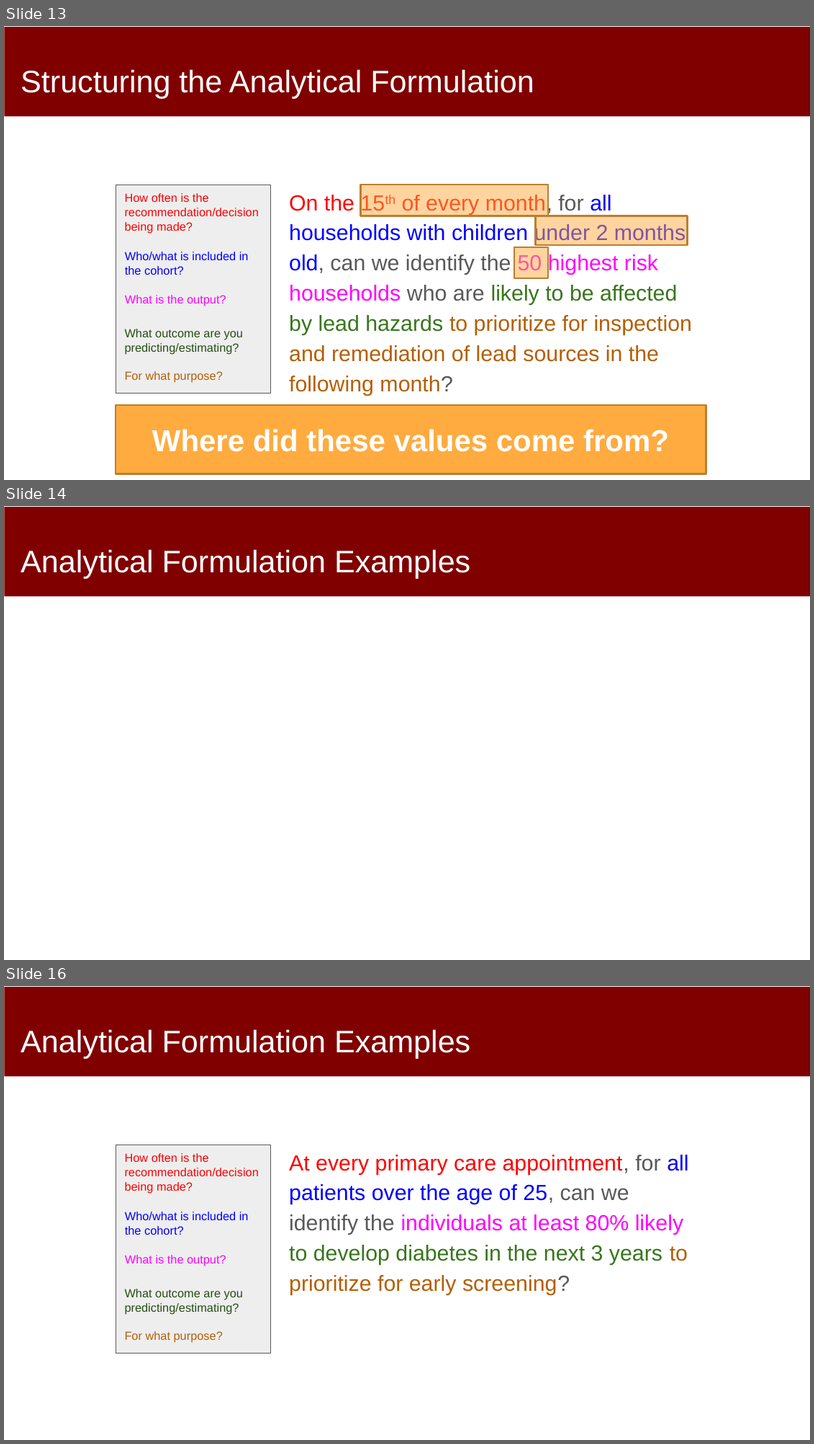
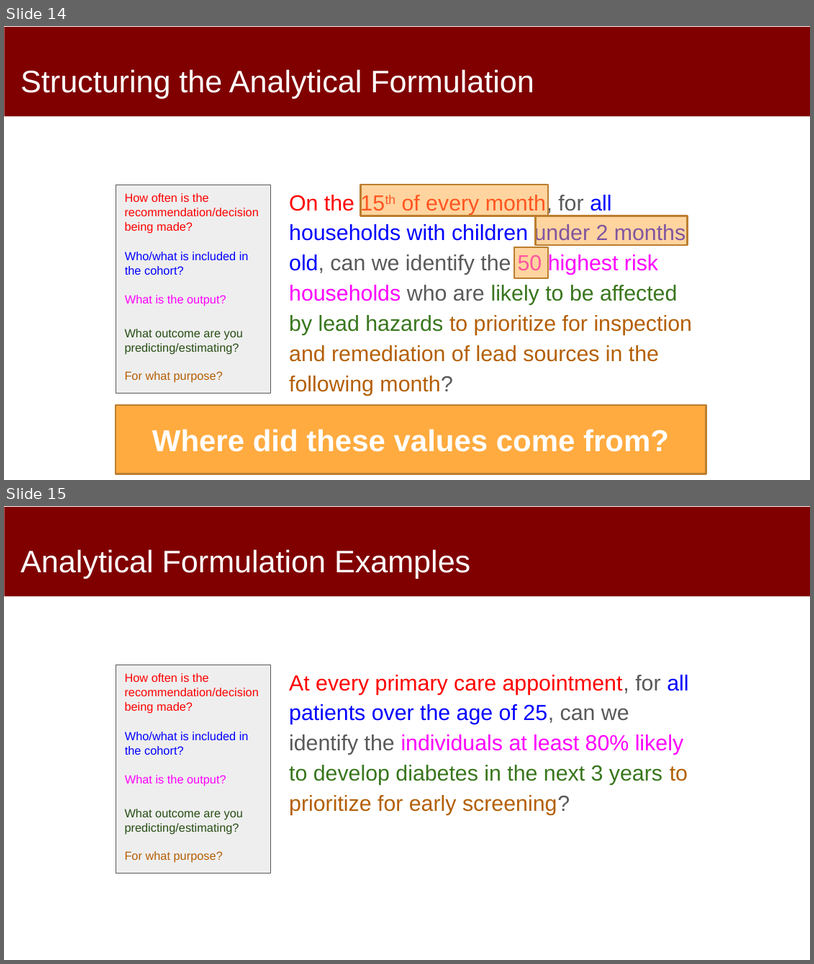
Before and after one commit to dssg/mlforpublicpolicylab, a slide deck: Lectures/07-formulation-and-baselines.pptx. Shown one above the other, each under a label of ours: slides 13, 14 and 16 before the commit, slides 14 and 15 after it; the slides between them are not shown. The pictures are 814x1444 and 814x964 pixels, drawn with LibreOffice and Linux fonts; fonts in the diff are those of the drawing. Boxes give left, top, right and bottom in pixels: in the first picture for what was removed or moved away, otherwise in the second. Text is boxed around its words. In the diff, an @@ line names an element or a change of style, - is before the commit and + after.

```diff
--- a/Lectures/07-formulation-and-baselines.pptx
+++ b/Lectures/07-formulation-and-baselines.pptx
@@ slide 14 removed at (4,506,810,960), background #FFFFFF; not listed: 1 template element that a slide beside it also shows @@
@@ title removed at (21,549,471,579) @@
-Analytical Formulation Examples
@@ what was slide 13 is now slide 14 @@
@@ what was slide 16 is now slide 15 @@
```
Also in this commit, not shown: 4 slides changed, 2 slides added, 2 other slides removed.
